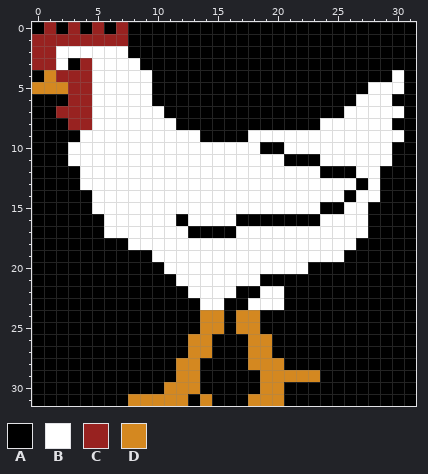
One commit to this pixel-art sprite: resources/Sprite/chicken2/chicken2.png. The first picture shows the starting point.
The file is 32x32 pixels.
Palette (. is transparent): A #000000  B #ffffff  C #982220  D #d48820
Pixels before, first column x 0:
 0 ACACACACAAAAAAAAAAAAAAAAAAAAAAAA
 1 CCCCCCCCAAAAAAAAAAAAAAAAAAAAAAAA
 2 CCBBBBBBAAAAAAAAAAAAAAAAAAAAAAAA
 3 CCBACBBBBAAAAAAAAAAAAAAAAAAAAAAA
 4 ADCCCBBBBBAAAAAAAAAAAAAAAAAAAABA
 5 DDDCCBBBBBAAAAAAAAAAAAAAAAAABBBA
 6 AAACCBBBBBAAAAAAAAAAAAAAAAABBBAA
 7 AACCCBBBBBBAAAAAAAAAAAAAAABBBBBA
 8 AAACCBBBBBBBAAAAAAAAAAAABBBBBBAA
 9 AAAABBBBBBBBBBAAAABBBBBBBBBBBBBA
10 AAABBBBBBBBBBBBBBBBAABBBBBBBBBAA
11 AAABBBBBBBBBBBBBBBBBBAAABBBBBBAA
12 AAAABBBBBBBBBBBBBBBBBBBBAAABBAAA
13 AAAABBBBBBBBBBBBBBBBBBBBBBBABAAA
14 AAAAABBBBBBBBBBBBBBBBBBBBBABBAAA
15 AAAAABBBBBBBBBBBBBBBBBBBAABBAAAA
16 AAAAAABBBBBBABBBBAAAAAAABBBBAAAA
17 AAAAAABBBBBBBAAAABBBBBBBBBBBAAAA
18 AAAAAAAABBBBBBBBBBBBBBBBBBBAAAAA
19 AAAAAAAAAABBBBBBBBBBBBBBBBAAAAAA
20 AAAAAAAAAAABBBBBBBBBBBBAAAAAAAAA
21 AAAAAAAAAAAABBBBBBBAAAAAAAAAAAAA
22 AAAAAAAAAAAAABBBBAABBAAAAAAAAAAA
23 AAAAAAAAAAAAAABBAABBBAAAAAAAAAAA
24 AAAAAAAAAAAAAADDADDAAAAAAAAAAAAA
25 AAAAAAAAAAAAAADDADDAAAAAAAAAAAAA
26 AAAAAAAAAAAAADDAAADDAAAAAAAAAAAA
27 AAAAAAAAAAAAADDAAADDAAAAAAAAAAAA
28 AAAAAAAAAAAADDAAAADDDAAAAAAAAAAA
29 AAAAAAAAAAAADDAAAAADDDDDAAAAAAAA
30 AAAAAAAAAAADDDAAAAADDAAAAAAAAAAA
31 AAAAAAAADDDDDADAAADDDAAAAAAAAAAA
After the commit:
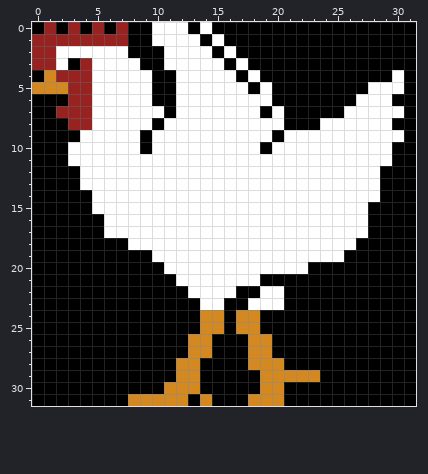
Diff:
{"y":0,"x":10,"old":"AAA","new":"BBB"}
{"y":0,"x":14,"old":"A","new":"B"}
{"y":1,"x":10,"old":"AAAA","new":"BBBB"}
{"y":1,"x":15,"old":"A","new":"B"}
{"y":2,"x":11,"old":"AAAA","new":"BBBB"}
{"y":2,"x":16,"old":"A","new":"B"}
{"y":3,"x":11,"old":"AAAAA","new":"BBBBB"}
{"y":3,"x":17,"old":"A","new":"B"}
{"y":4,"x":12,"old":"AAAAA","new":"BBBBB"}
{"y":4,"x":18,"old":"A","new":"B"}
{"y":5,"x":12,"old":"AAAAAA","new":"BBBBBB"}
{"y":5,"x":19,"old":"A","new":"B"}
{"y":6,"x":12,"old":"AAAAAAAA","new":"BBBBBBBB"}
{"y":7,"x":12,"old":"AAAAAAA","new":"BBBBBBB"}
{"y":7,"x":20,"old":"A","new":"B"}
{"y":8,"x":10,"old":"B","new":"A"}
{"y":8,"x":12,"old":"AAAAAAAAA","new":"BBBBBBBBB"}
{"y":9,"x":9,"old":"B","new":"A"}
{"y":9,"x":14,"old":"AAAA","new":"BBBB"}
{"y":9,"x":20,"old":"B","new":"A"}
{"y":10,"x":9,"old":"B","new":"A"}
{"y":10,"x":20,"old":"A","new":"B"}
{"y":11,"x":21,"old":"AAA","new":"BBB"}
{"y":12,"x":24,"old":"AAA","new":"BBB"}
{"y":13,"x":27,"old":"A","new":"B"}
{"y":14,"x":26,"old":"A","new":"B"}
{"y":15,"x":24,"old":"AA","new":"BB"}
{"y":16,"x":12,"old":"A","new":"B"}
{"y":16,"x":17,"old":"AAAAAAA","new":"BBBBBBB"}
{"y":17,"x":13,"old":"AAAA","new":"BBBB"}
